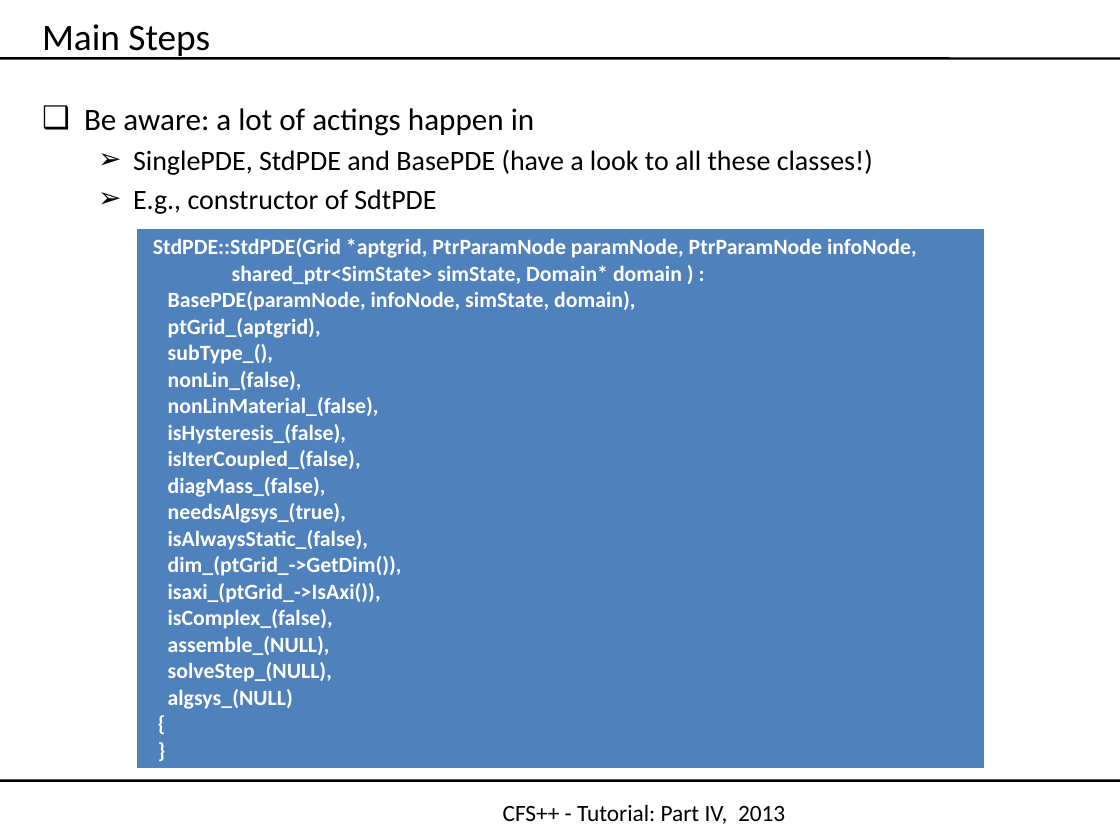
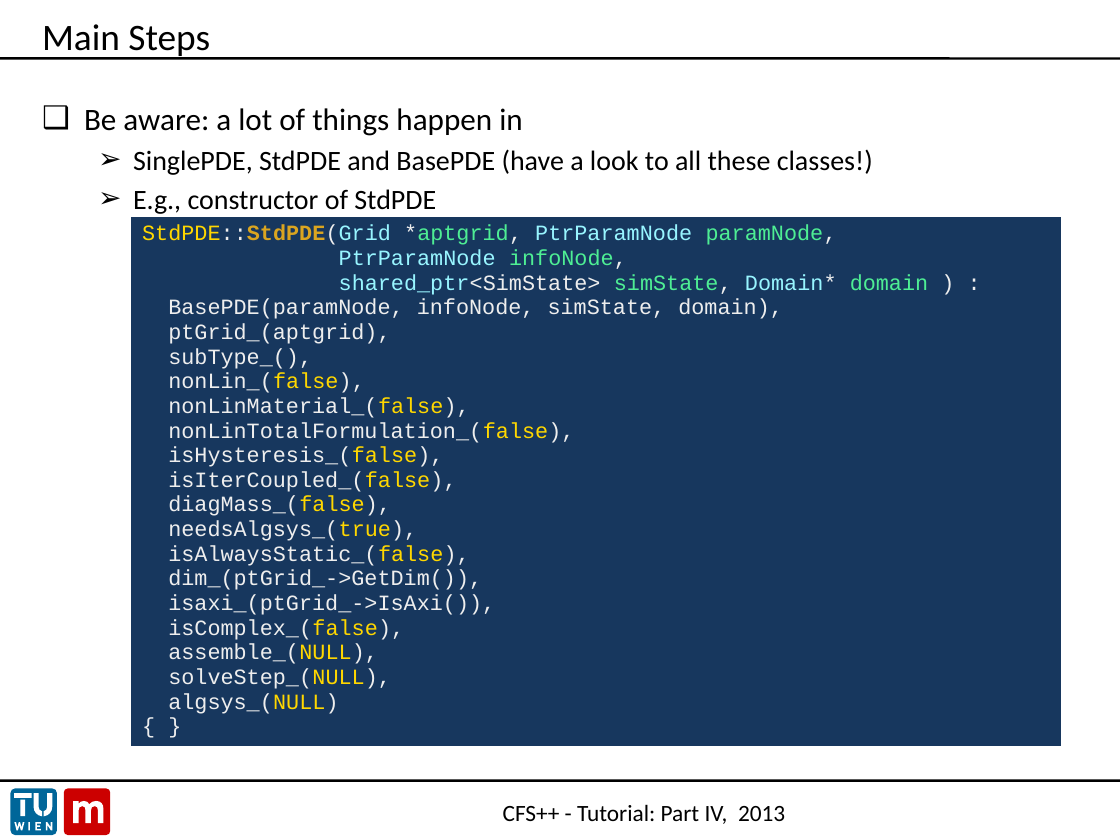
Before and after one commit to openCFS/cfs, a slide deck: slide 8 of share/doc/tutorial/CFS++_NewPDE.pptx. Drawn at 1120x840 pixels with LibreOffice and Linux fonts; fonts in the diff are those of the drawing; background and template pictures are left out. Boxes give left, top, right and bottom in pixels: in the first picture for what was removed or moved away, otherwise in the second. Text is boxed around its words. In the diff, an @@ line names an element or a change of style, - is before the commit and + after.

```diff
--- a/share/doc/tutorial/CFS++_NewPDE.pptx
+++ b/share/doc/tutorial/CFS++_NewPDE.pptx
@@ text at bbox=[84, 108, 522, 136]: text changed @@
-❑ Be aware: a lot of actings happen in
+❑ Be aware: a lot of things happen in
@@ text at bbox=[133, 189, 436, 214]: text changed @@
-  ➢ E.g., constructor of SdtPDE
+  ➢ E.g., constructor of StdPDE
@@ table at bbox=[131, 217, 1062, 777] @@
-row 1, column 1: StdPDE::StdPDE(Grid *aptgrid, PtrParamNode paramNode, PtrParamNode infoNode, / shared_ptr<SimState> simState, Domain* domain ) : / BasePDE(paramNode, infoNode, simState, domain), / ptGrid_(aptgrid), / subType_(), / nonLin_(false), / nonLinMaterial_(false), / isHysteresis_(false), / isIterCoupled_(false), / diagMass_(false), / needsAlgsys_(true), / isAlwaysStatic_(false), / dim_(ptGrid_->GetDim()), / isaxi_(ptGrid_->IsAxi()), / isComplex_(false), / assemble_(NULL), / solveStep_(NULL), / algsys_(NULL) / { / }
+row 1, column 1: StdPDE::StdPDE(Grid *aptgrid, PtrParamNode paramNode, / PtrParamNode infoNode, / shared_ptr<SimState> simState, Domain* domain ) : / BasePDE(paramNode, infoNode, simState, domain), / ptGrid_(aptgrid), / subType_(), / nonLin_(false), / nonLinMaterial_(false), / nonLinTotalFormulation_(false), / isHysteresis_(false), / isIterCoupled_(false), / diagMass_(false), / needsAlgsys_(true), / isAlwaysStatic_(false), / dim_(ptGrid_->GetDim()), / isaxi_(ptGrid_->IsAxi()), / isComplex_(false), / assemble_(NULL), / solveStep_(NULL), / algsys_(NULL) / { }
@@ fill #4F81BD to #17375E in row 1, column 1 @@
@@ borders changed @@
@@ table: place and size @@
-table at bbox=[137, 228, 984, 763]
+table at bbox=[131, 217, 1062, 777]
@@ group added at bbox=[10, 788, 110, 836]: 12 freeform shapes @@
```
Also in this commit, not shown: 23 other slides changed, 1 slide added, 9 other files.
